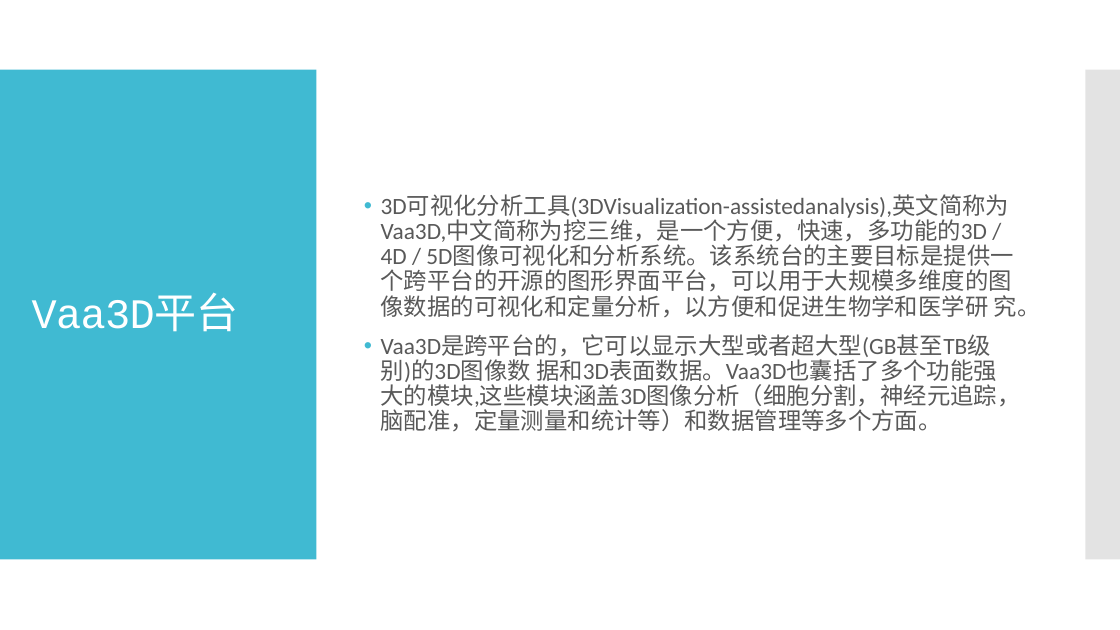
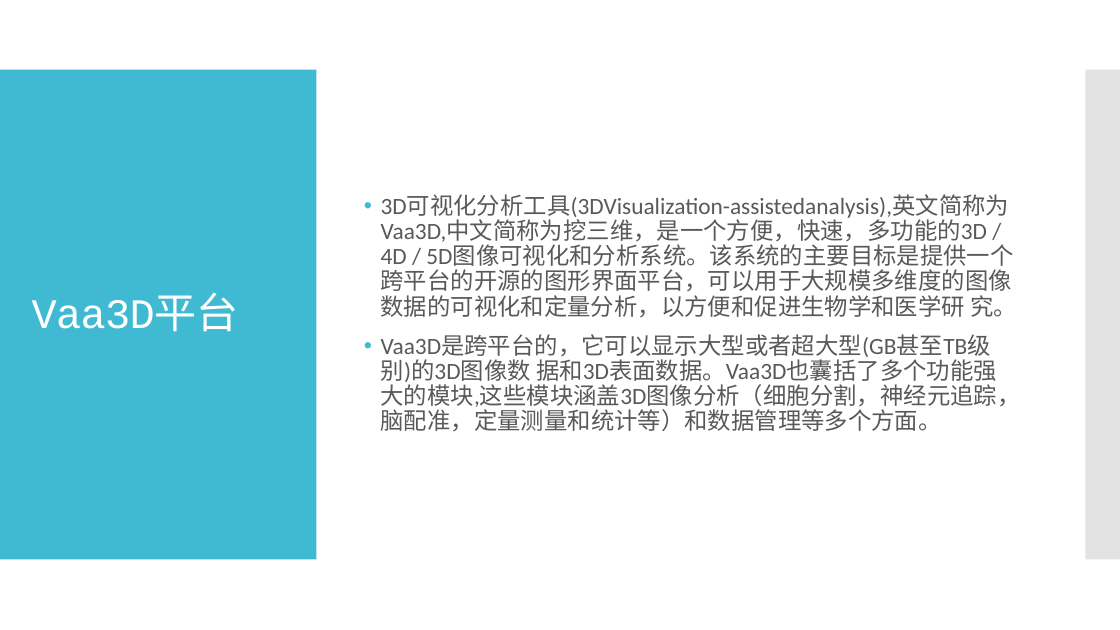
Before and after one commit to binWW/SchoolReport-Private-, a slide deck: slide 8 of 毕业论文/硕士毕业设计答辩.pptx. Drawn at 1120x630 pixels with LibreOffice and Linux fonts; fonts in the diff are those of the drawing. Boxes give left, top, right and bottom in pixels: in the first picture for what was removed or moved away, otherwise in the second. Text is boxed around its words. In the diff, an @@ line names an element or a change of style, - is before the commit and + after.

```diff
--- a/毕业论文/硕士毕业设计答辩.pptx
+++ b/毕业论文/硕士毕业设计答辩.pptx
@@ text at (381,194,1017,317): text changed @@
-• 3D可视化分析工具(3DVisualization-assistedanalysis),英文简称为Vaa3D,中文简称为挖三维，是一个方便，快速，多功能的3D / 4D / 5D图像可视化和分析系统。该系统台的主要目标是提供一个跨平台的开源的图形界面平台，可以用于大规模多维度的图像数据的可视化和定量分析，以方便和促进生物学和医学研 究。
+• 3D可视化分析工具(3DVisualization-assistedanalysis),英文简称为Vaa3D,中文简称为挖三维，是一个方便，快速，多功能的3D / 4D / 5D图像可视化和分析系统。该系统的主要目标是提供一个跨平台的开源的图形界面平台，可以用于大规模多维度的图像数据的可视化和定量分析，以方便和促进生物学和医学研 究。
```
Also in this commit, not shown: 10 other slides changed, 5 slides added, 1 other file.
